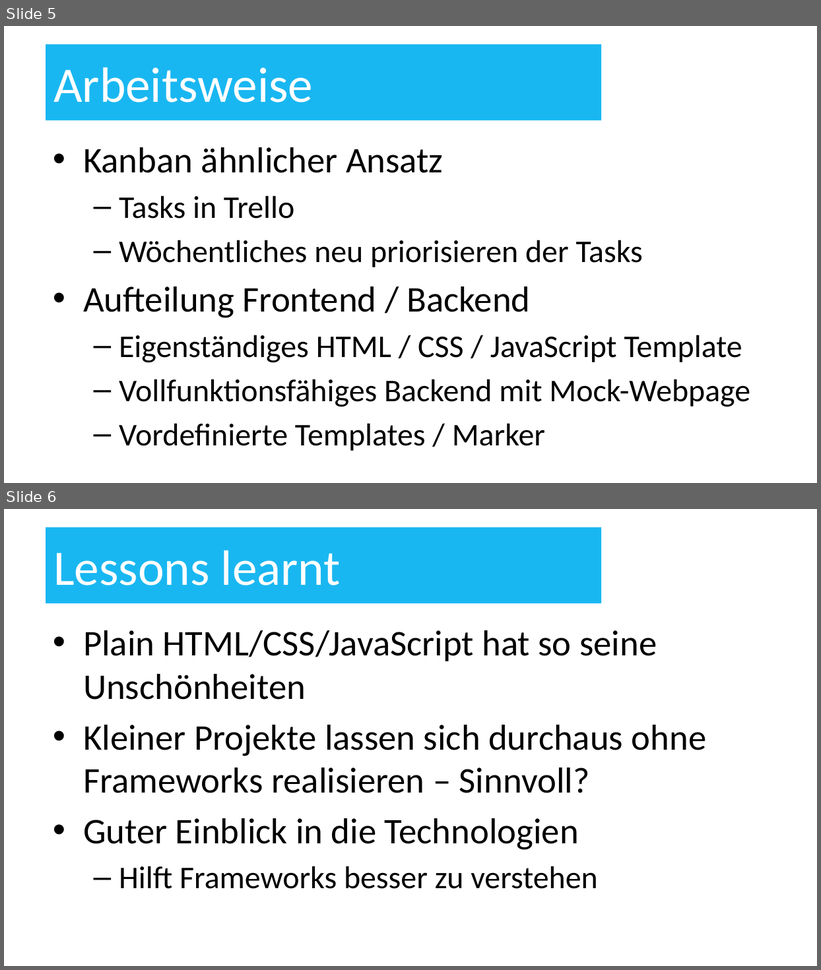
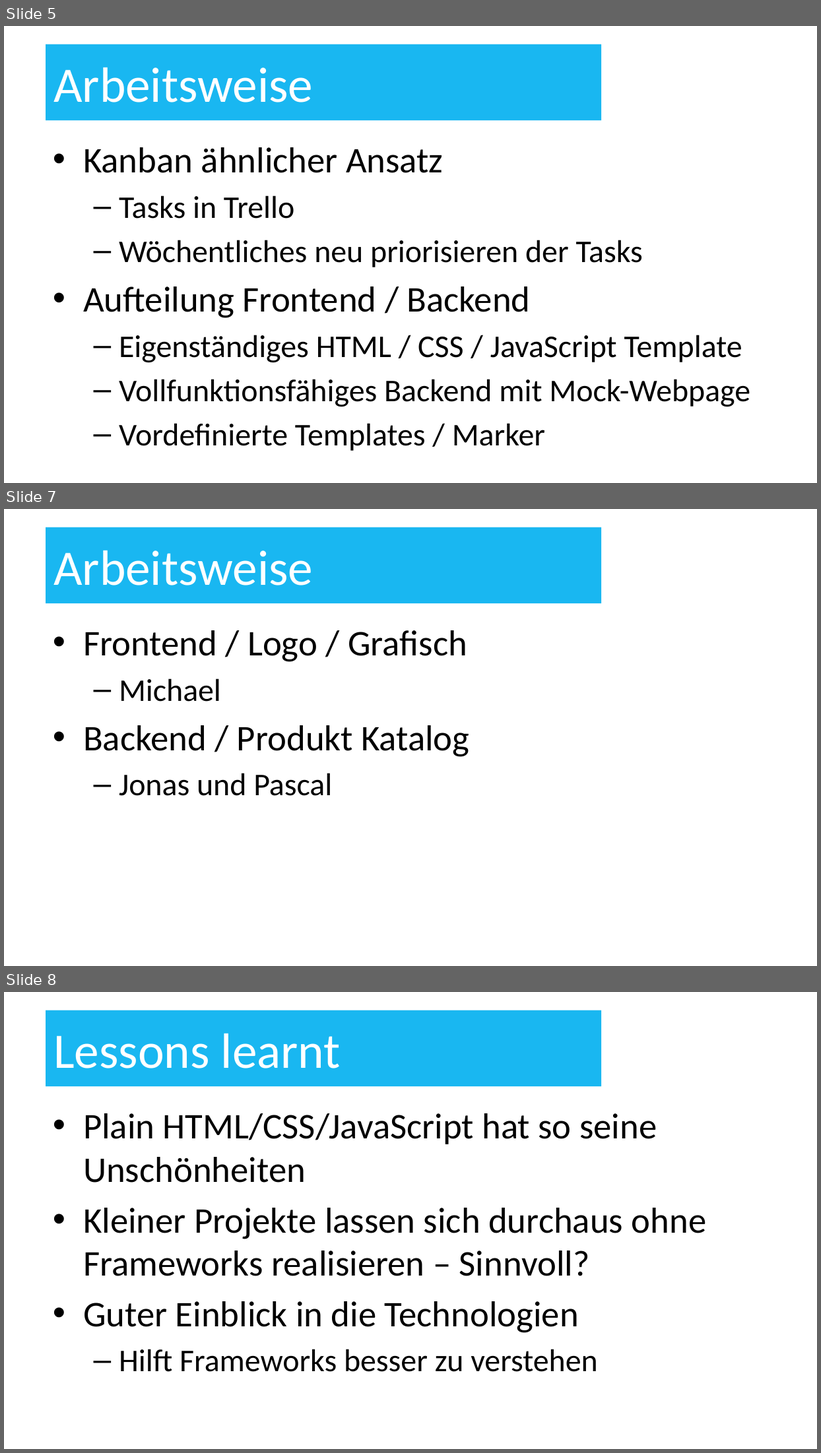
Before and after one commit to schum30/ch.bfh.bti7054.w2014.q.bwl, a slide deck: tasks/Presentation/Slides_BWL.pptx. Shown one above the other, each under a label of ours: slides 5 and 6 before the commit, slides 5, 7 and 8 after it; the slides between them are not shown. The pictures are 821x970 and 821x1453 pixels, drawn with LibreOffice and Linux fonts; fonts in the diff are those of the drawing; background and template pictures are left out. Boxes give left, top, right and bottom in pixels: in the first picture for what was removed or moved away, otherwise in the second. Text is boxed around its words. In the diff, an @@ line names an element or a change of style, - is before the commit and + after.

```diff
--- a/tasks/Presentation/Slides_BWL.pptx
+++ b/tasks/Presentation/Slides_BWL.pptx
@@ slide 7 added at [4,509,817,966], background picture (left out) @@
@@ title added at [46,527,602,604], fill #00B0F0 at 90% opacity, 44 pt, text #FFFFFF @@
+Arbeitsweise
@@ text added at [83,630,469,796], 32 pt, text #000000 @@
+• Frontend / Logo / Grafisch
+  – Michael
+• Backend / Produkt Katalog
+  – Jonas und Pascal
@@ what was slide 6 is now slide 8 @@
```
Also in this commit, not shown: 2 other slides added, 1 slide removed, 5 other files.
